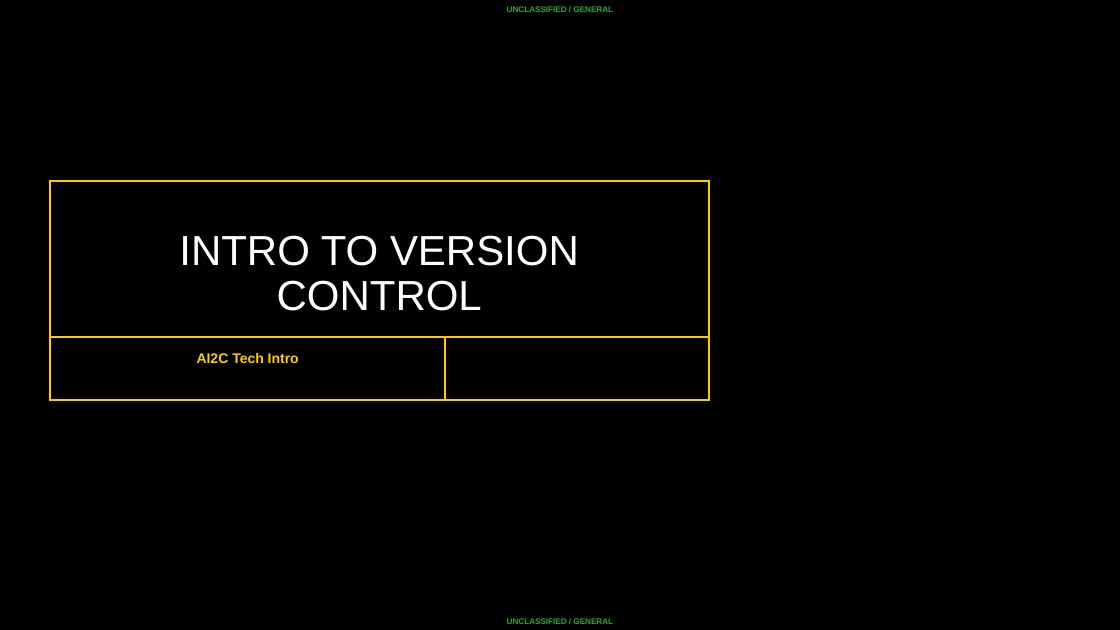
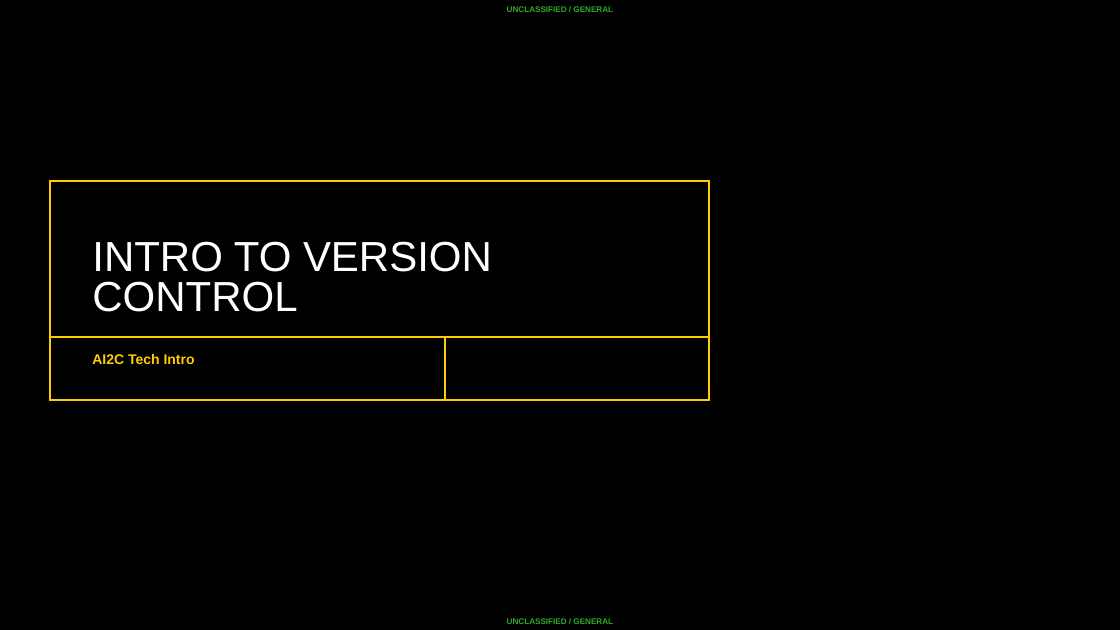
Before and after one commit to rhaenze/summer-course, a slide deck: slide 1 of DevOps/Lesson 01 - Intro to Version Control/Intro to Version Control.pptx. Drawn at 1120x630 pixels with LibreOffice and Linux fonts; fonts in the diff are those of the drawing; background and template pictures are left out. Boxes give left, top, right and bottom in pixels: in the first picture for what was removed or moved away, otherwise in the second. Text is boxed around its words. In the diff, an @@ line names an element or a change of style, - is before the commit and + after.

```diff
--- a/DevOps/Lesson 01 - Intro to Version Control/Intro to Version Control.pptx
+++ b/DevOps/Lesson 01 - Intro to Version Control/Intro to Version Control.pptx
@@ title "INTRO TO VERSION CONTROL" at <box>92,241,492,312</box>: alignment centre to left; line spacing 0.9 to 0.8 @@
@@ subtitle "AI2C Tech Intro" at <box>92,354,195,364</box>: alignment centre to left; line spacing 0.9 to 0.95 @@
```
Also in this commit, not shown: 6 other slides changed, 2 other files.
